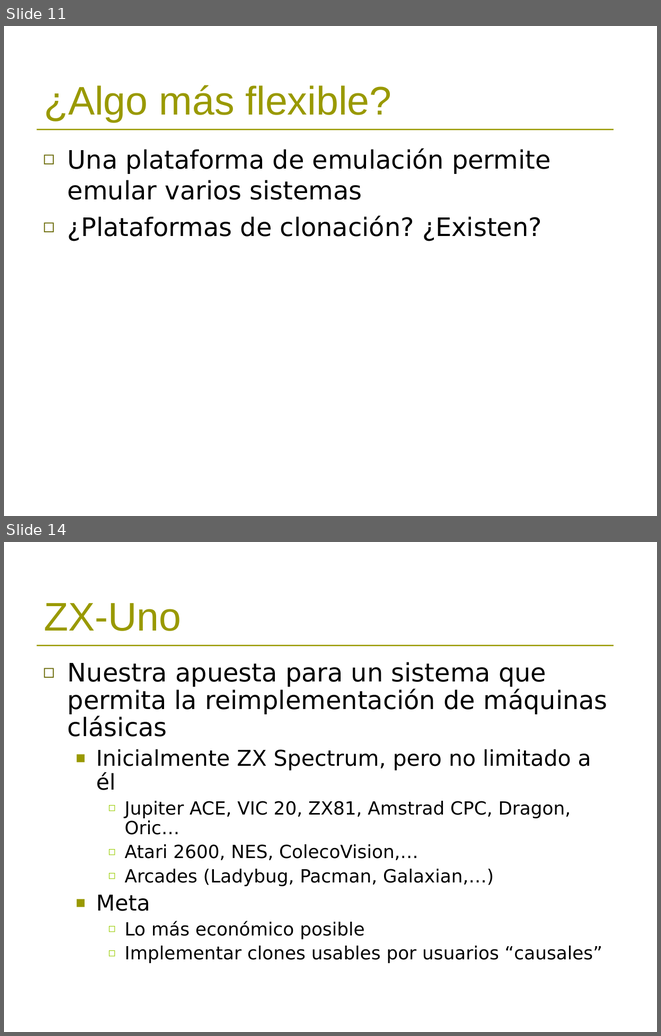
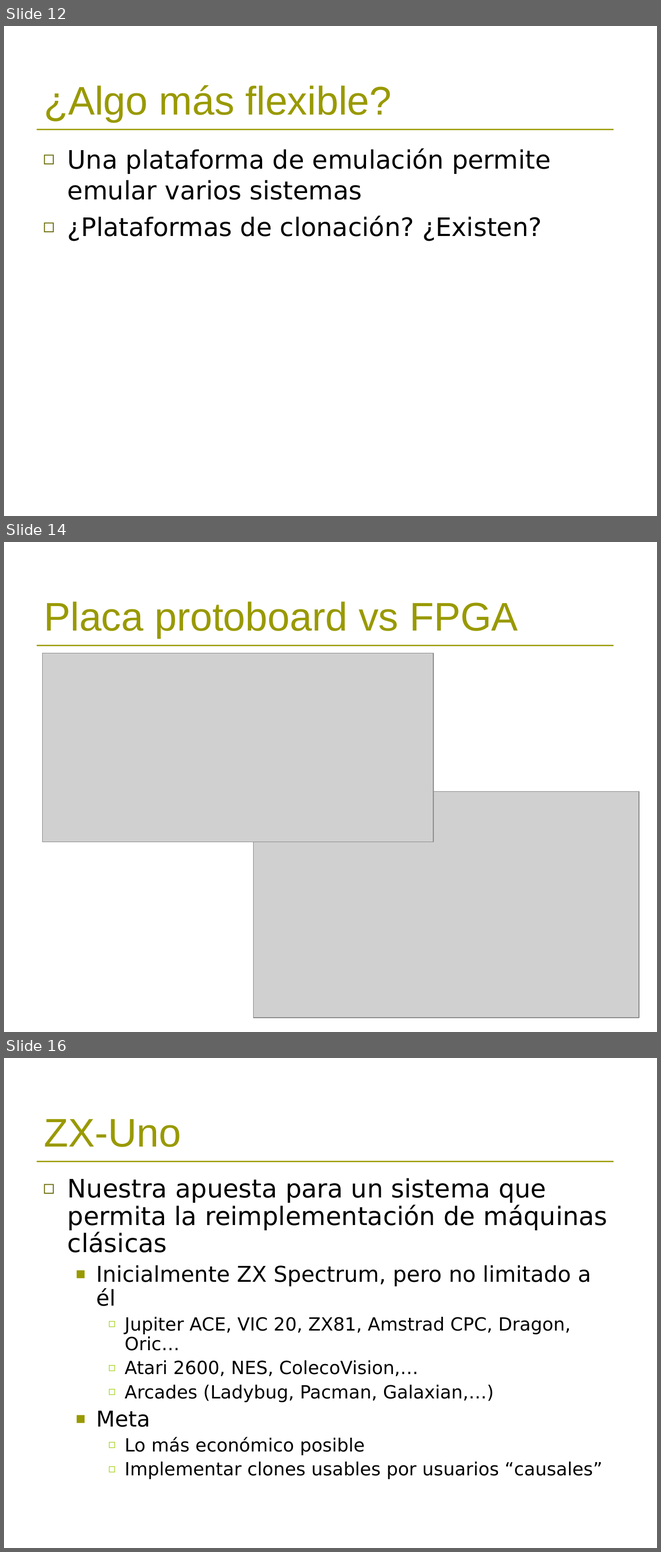
Before and after one commit to sadman/zxuno-mirror, a slide deck: varios/presentacion_zxuno_retrosevilla.ppt. Shown one above the other, each under a label of ours: slides 11 and 14 before the commit, slides 12, 14 and 16 after it; the slides between them are not shown. The pictures are 661x1036 and 661x1552 pixels, drawn with LibreOffice and Linux fonts; fonts in the diff are those of the drawing; grey boxes stand for pictures; background and template pictures are left out. Boxes give left, top, right and bottom in pixels: in the first picture for what was removed or moved away, otherwise in the second. Text is boxed around its words. In the diff, an @@ line names an element or a change of style, - is before the commit and + after.

```diff
--- a/varios/presentacion_zxuno_retrosevilla.ppt
+++ b/varios/presentacion_zxuno_retrosevilla.ppt
@@ slide 14 added at (x1=4, y1=542, x2=657, y2=1032), background #FFFFFF; not listed: 1 template element that a slide beside it also shows @@
@@ title added at (x1=44, y1=601, x2=518, y2=638), 44 pt, text #999900 @@
+Placa protoboard vs FPGA
@@ picture added at (x1=43, y1=653, x2=433, y2=841) @@
@@ picture added at (x1=254, y1=792, x2=639, y2=1017) @@
@@ what was slide 11 is now slide 12 @@
@@ what was slide 14 is now slide 16 @@
```
Also in this commit, not shown: 6 slides changed, 1 other slide added, 1 other file.
